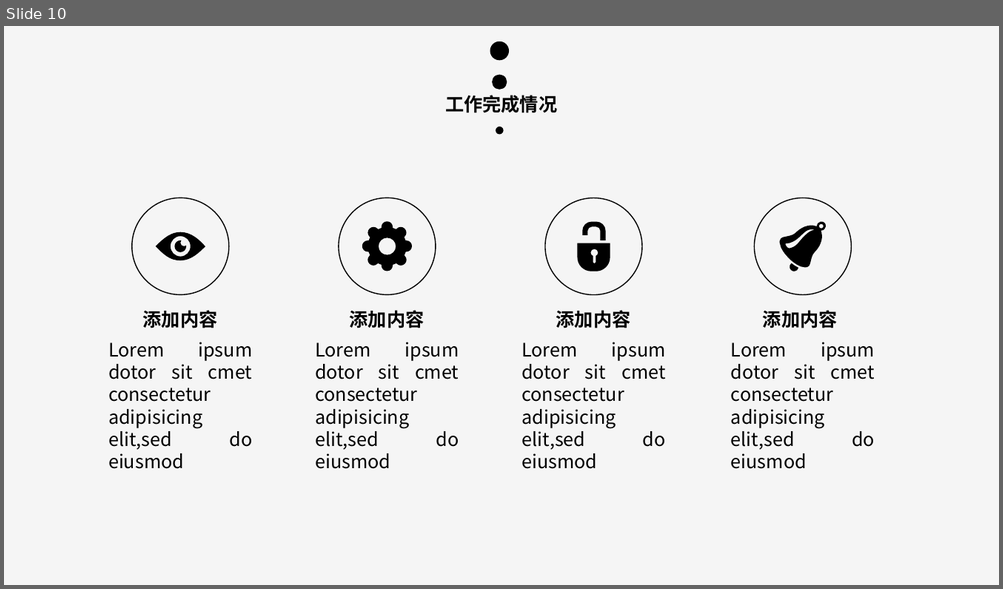
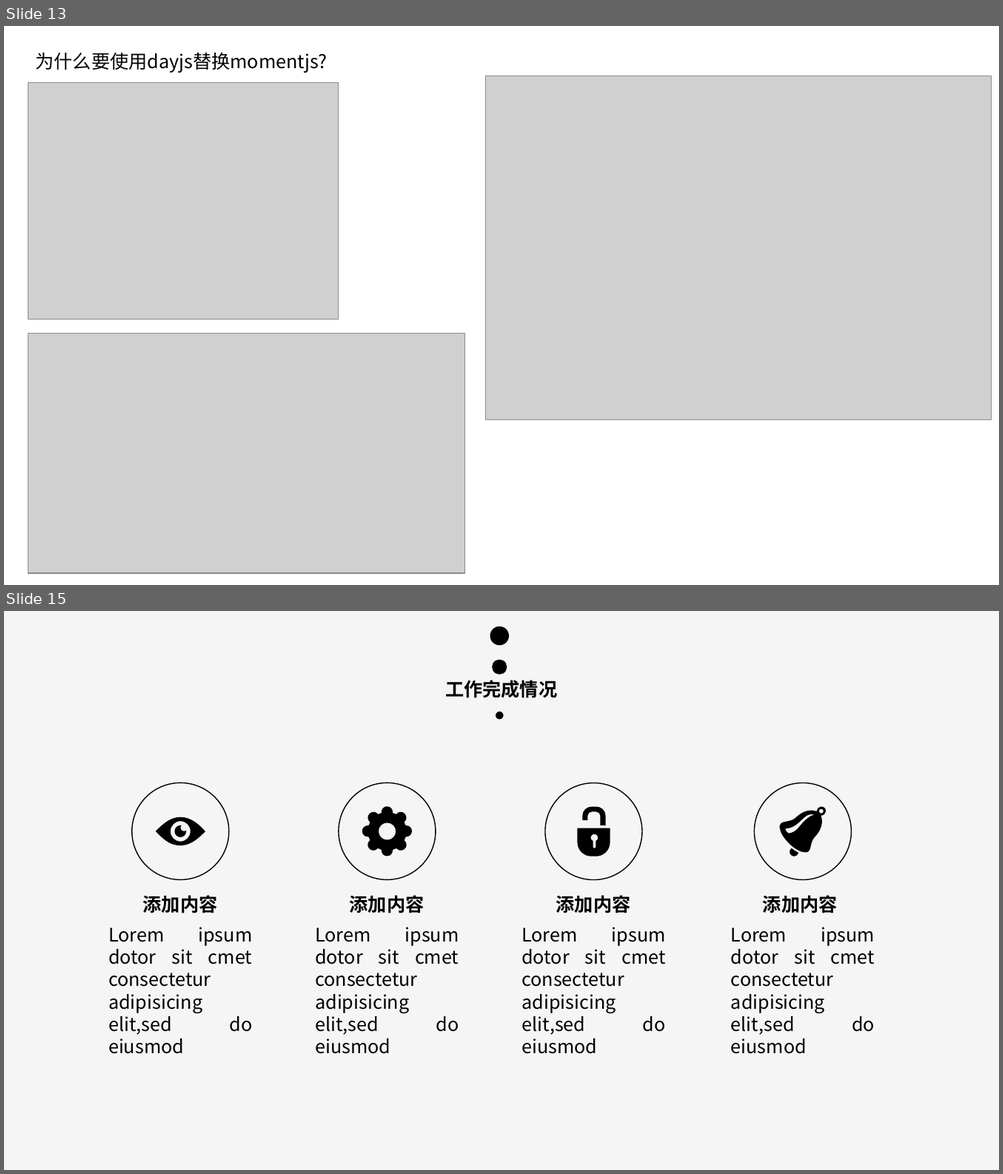
Before and after one commit to alysee0079/blog, a slide deck: 性能优化/演示文稿1.pptx. Shown one above the other, each under a label of ours: slide 10 before the commit, slides 13 and 15 after it; the slides between them are not shown. The pictures are 1003x589 and 1003x1174 pixels, drawn with LibreOffice and Linux fonts; fonts in the diff are those of the drawing; grey boxes stand for pictures. Boxes give left, top, right and bottom in pixels: in the first picture for what was removed or moved away, otherwise in the second. Text is boxed around its words. In the diff, an @@ line names an element or a change of style, - is before the commit and + after.

```diff
--- a/性能优化/演示文稿1.pptx
+++ b/性能优化/演示文稿1.pptx
@@ slide 13 added at (4, 26, 999, 585), background #FFFFFF @@
@@ text added at (36, 52, 327, 73), 18 pt, text #000000 @@
+为什么要使用dayjs替换momentjs?
@@ picture added at (28, 83, 338, 320) @@
@@ picture added at (486, 76, 992, 420) @@
@@ picture added at (28, 333, 465, 574) @@
@@ what was slide 10 is now slide 15 @@
```
Also in this commit, not shown: 4 other slides added, 19 other files.
